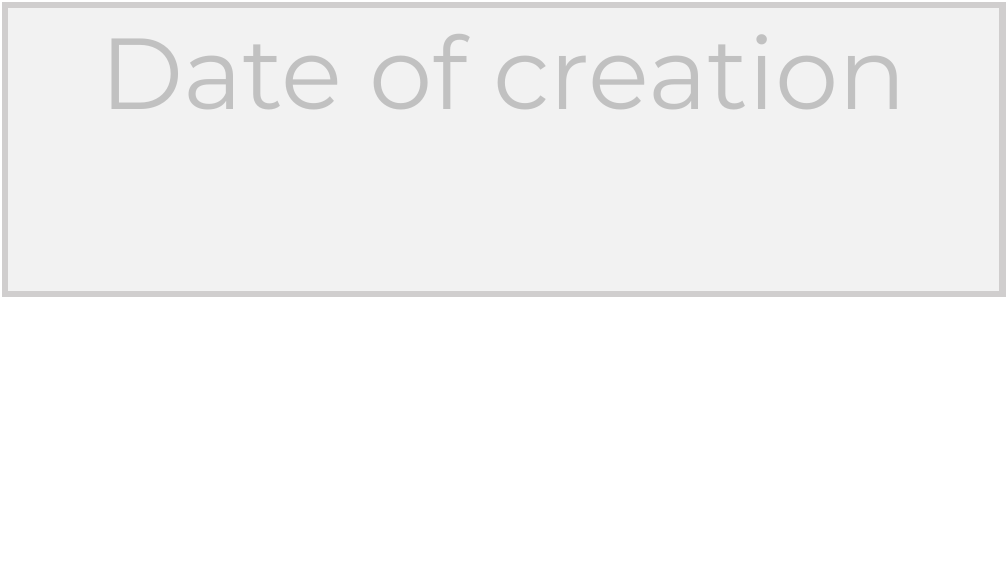
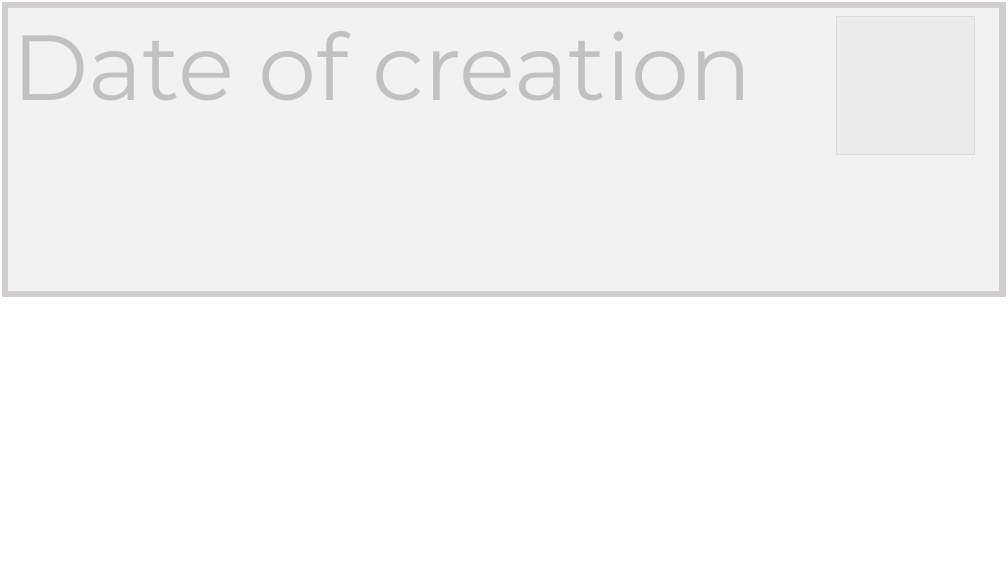
Before and after one commit to BPaaSModelling/Ontology4ModelingEnvironment, a slide deck: slide 7 of images/stickyNotes.pptx. Drawn at 1008x567 pixels with LibreOffice and Linux fonts; fonts in the diff are those of the drawing; grey boxes stand for pictures. Boxes give left, top, right and bottom in pixels: in the first picture for what was removed or moved away, otherwise in the second. Text is boxed around its words. In the diff, an @@ line names an element or a change of style, - is before the commit and + after.

```diff
--- a/images/stickyNotes.pptx
+++ b/images/stickyNotes.pptx
@@ rectangle "Date of creation" at [5,5,1003,294]: size 96 to 88 pt; alignment centre to left @@
@@ rectangle: place and size @@
-rectangle at [25,20,972,277]
+rectangle at [20,14,986,275]
@@ picture added at [836,16,975,154] @@
```
Also in this commit, not shown: 6 other slides changed, 32 slides added, 13 other files.
